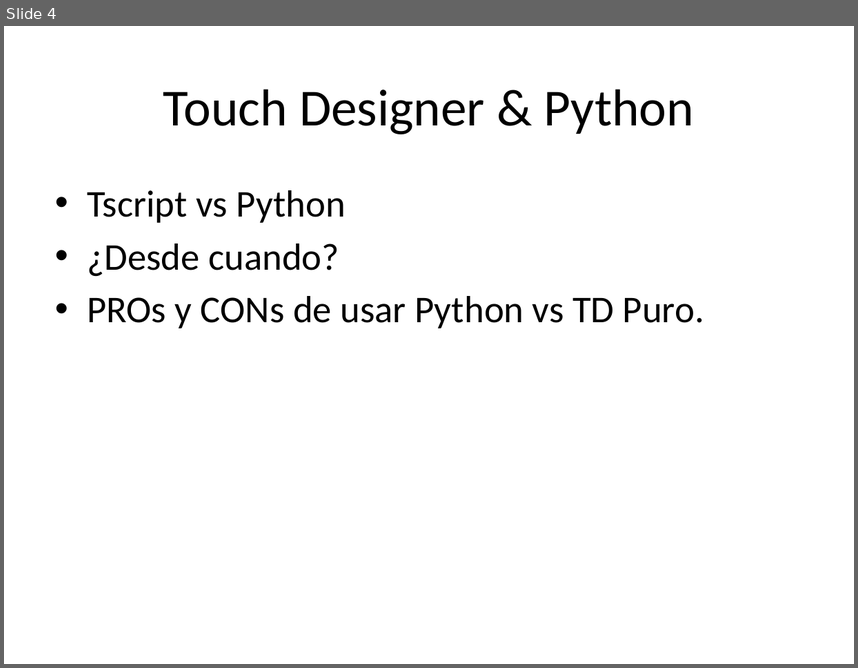
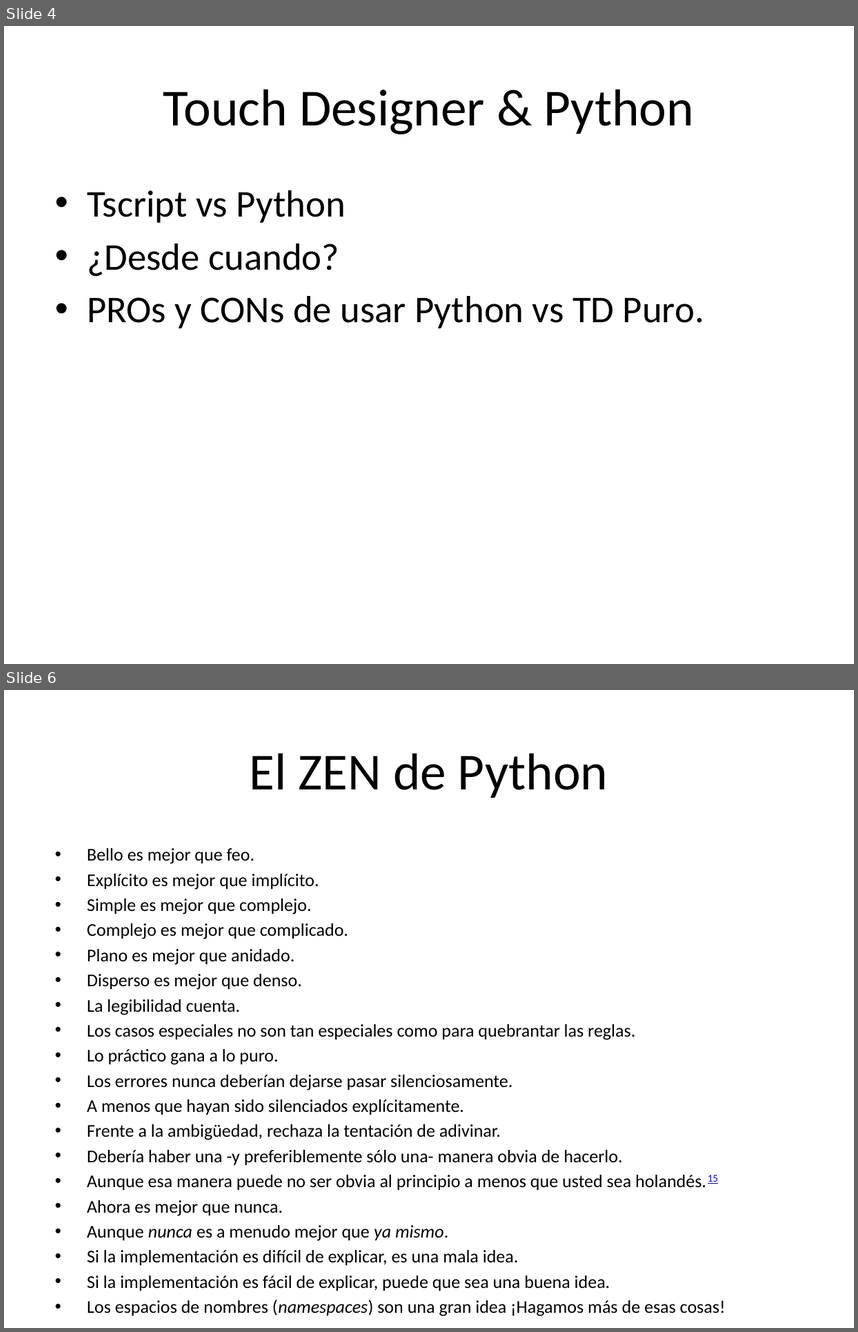
Before and after one commit to Kike-Ramirez/intro-py-td, a slide deck: docs/Python for TD Workshop - ROTOR.pptx. Shown one above the other, each under a label of ours: slide 4 before the commit, slides 4 and 6 after it; the slides between them are not shown. The pictures are 858x668 and 858x1332 pixels, drawn with LibreOffice and Linux fonts; fonts in the diff are those of the drawing. Boxes give left, top, right and bottom in pixels: in the first picture for what was removed or moved away, otherwise in the second. Text is boxed around its words. In the diff, an @@ line names an element or a change of style, - is before the commit and + after.

```diff
--- a/docs/Python for TD Workshop - ROTOR.pptx
+++ b/docs/Python for TD Workshop - ROTOR.pptx
@@ slide 6 added at <box>4,690,854,1328</box>, background #FFFFFF @@
@@ title added at <box>249,753,608,798</box>, 44 pt, text #000000 @@
+El ZEN de Python
@@ text added at <box>87,848,726,1316</box>, 15.2 pt, text #000000 @@
+• Bello es mejor que feo.
+• Explícito es mejor que implícito.
+• Simple es mejor que complejo.
+• Complejo es mejor que complicado.
+• Plano es mejor que anidado.
+• Disperso es mejor que denso.
+• La legibilidad cuenta.
+• Los casos especiales no son tan especiales como para quebrantar las reglas.
+• Lo práctico gana a lo puro.
+• Los errores nunca deberían dejarse pasar silenciosamente.
+• A menos que hayan sido silenciados explícitamente.
+• Frente a la ambigüedad, rechaza la tentación de adivinar.
+• Debería haber una -y preferiblemente sólo una- manera obvia de hacerlo.
+• Aunque esa manera puede no ser obvia al principio a menos que usted sea holandés.15
+• Ahora es mejor que nunca.
+• Aunque nunca es a menudo mejor que ya mismo.
+• Si la implementación es difícil de explicar, es una mala idea.
+• Si la implementación es fácil de explicar, puede que sea una buena idea.
+• Los espacios de nombres (namespaces) son una gran idea ¡Hagamos más de esas cosas!
```
Also in this commit, not shown: 2 slides changed, 1 other slide added, 9 other files.
